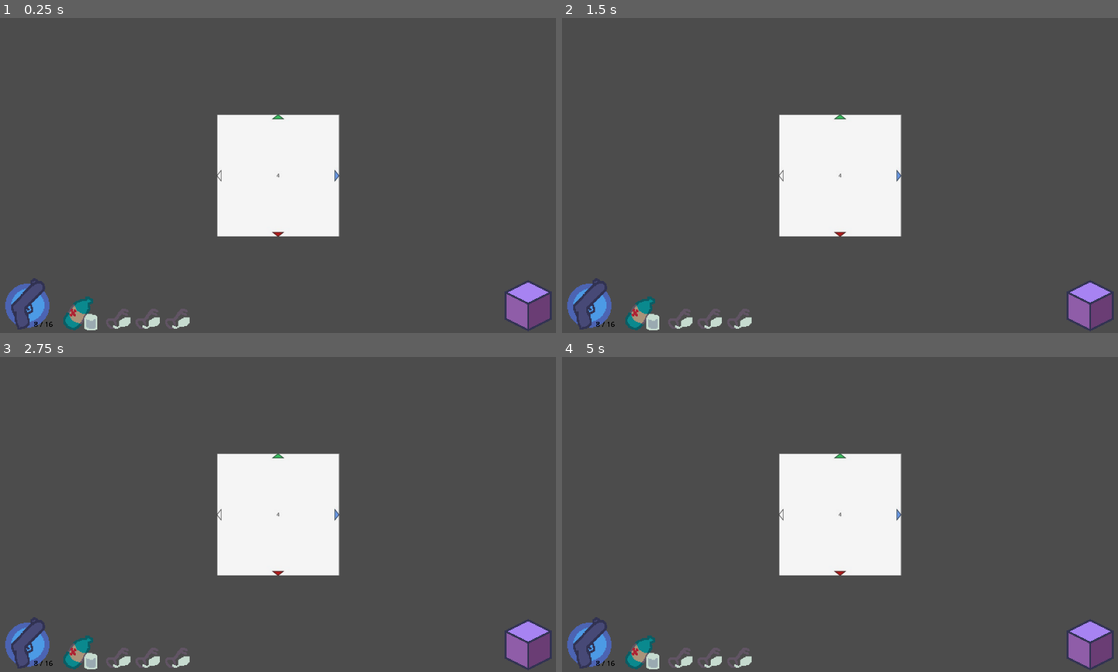
Above: before the commit, frames 1-4 (two rows, left to right).
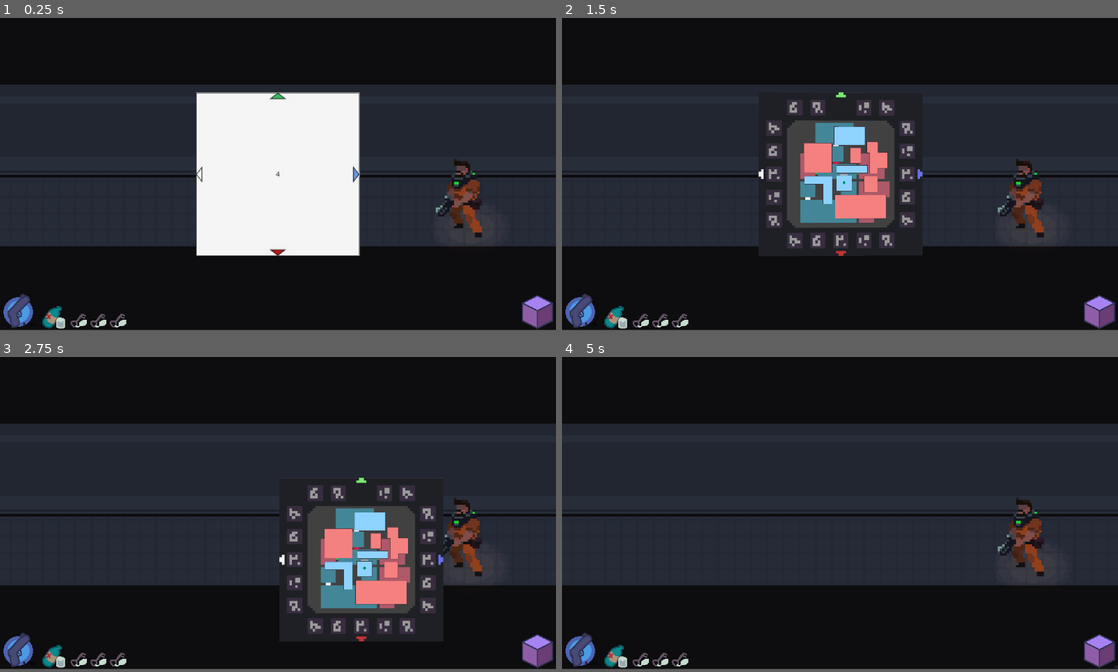
Above: after the commit, the same moments.

Repository: xill47/the-cube-game
Game: Godot game, scene res://main.tscn
The game is run twice, just before and just after one commit, with the same random seed, the same clock (stepped at 60 frames per second) and the same inputs.
Inputs (mouse positions are in pixels of both pictures, inside the frame that each line leads up to; where the layout moved, square brackets give the same spot in the first picture):
- Up to frame 1 (0.25 s): no input
- Up to frame 2 (1.5 s): click (1101, 314) [1090, 304] at 0.5 s; tap Enter at 1.25 s; move the mouse to (962, 159) at 1.27 s; hold D (move_right) from 1.28 s (still down); tap Q (rotate_ccw, bound only after the commit) at 1.35 s; click (962, 159) at 1.42 s
- Up to frame 3 (2.75 s): tap E (rotate_cw, bound only after the commit) at 1.55 s; release D (move_right) at 2 s; tap Space at 2 s; drag from (166, 530) to (250, 577) at 2.02 s
- Up to frame 4 (5 s): tap Enter at 2.75, 4.25 s; move the mouse to (895, 445) at 2.77 s; hold D (move_right) 2.78-3.5 s; tap Tab (toggle_cube, bound only after the commit) at 2.85, 4.55 s; click (895, 445) at 2.92 s; tap Q (rotate_ccw, bound only after the commit) at 3.05 s; tap Space at 3.5 s; drag from (812, 577) to (673, 467) at 3.52 s; move the mouse to (1006, 561) at 4.27 s; hold A (move_left) from 4.28 s (still down); tap E (rotate_cw, bound only after the commit) at 4.35 s; click (1006, 561) at 4.42 s; tap M (open_map, bound only after the commit) at 4.9 s
In our replay, the window is 800x454 before the commit and 800x450 after it. These sizes can differ from the game's own. Grey fills any space a smaller window leaves; there, only what the larger window draws over its background counts as a difference.

The runs differ from the first frame. In frame 1, 90% of the frame differs, in the area x 0-100%, y 0-100%; in frame 2, 98%; in frame 3, 96%; in frame 4, 98%.
Error before the commit: Invalid type in function 'rotated' in base 'Basis'. Cannot convert argument 1 from Nil to Vector3. (res://Cube/cube_controls.gd:32)

Commit message:
Cube + map improvements

Diff:
--- a/Cube/cube.tscn
+++ b/Cube/cube.tscn
@@ -235,12 +235,13 @@
 anchor_top = 0.5
 anchor_right = 0.5
 anchor_bottom = 0.5
-offset_left = -20.0
-offset_top = -20.0
-offset_right = 20.0
-offset_bottom = 20.0
+offset_left = -256.0
+offset_top = -256.0
+offset_right = 256.0
+offset_bottom = 256.0
 grow_horizontal = 2
 grow_vertical = 2
+pivot_offset = Vector2(257.5, 258)
 script = ExtResource("1_ny043")
 rotation_time = 0.25
 
@@ -248,14 +249,14 @@
 transparent_bg = true
 handle_input_locally = false
 canvas_item_default_texture_filter = 0
+size = Vector2i(1024, 1024)
 render_target_update_mode = 4
 
 [node name="Node3D" type="Node3D" parent="SubViewport" unique_id=756525788]
 
 [node name="Cube3D" type="MeshInstance3D" parent="SubViewport/Node3D" unique_id=777229215]
 unique_name_in_owner = true
-transform = Transform3D(0.9999999, 0, 0, 0, 1, 0, 0, 0, 0.99999994, 0, 0, 0)
-rotation_order = 0
+rotation_edit_mode = 2
 mesh = SubResource("BoxMesh_lquwl")
 
 [node name="Map" type="Node3D" parent="SubViewport/Node3D/Cube3D" unique_id=1793802757]
--- a/Cube/cube_controls.gd
+++ b/Cube/cube_controls.gd
@@ -1,25 +1,39 @@
-class_name CubeContainer
+class_name CubeControl
 extends SubViewportContainer
-
+const controls = ["W","S","A","D","Q","E","M"]
 @export var rotation_time: float
 
+var being_dragged: bool = false
+var mouse_offset:Vector2
+var visable: bool = true
+var map_opened: bool = false
 var rotatable: bool = true
 var rotating: bool = false
 var rotate_direction
 var start_basis: Basis = Basis.IDENTITY
 var target_basis: Basis
+var last_position: Basis
 
 @onready var cube_3d: MeshInstance3D = %Cube3D
 @onready var map: Node3D = %Map
 
-#Adding queue sounds like a good idea, but i donno
+func _process(_delta: float) -> void:
+	if being_dragged:
+		follow_mouse()
+
+
+func follow_mouse():
+	position = get_global_mouse_position() - mouse_offset
+
+#Adding queue, sounds like a good idea, but i donno
+#TODO For some reason stops when out of target
 func _input(event: InputEvent) -> void:
 	if event is InputEventKey and rotatable:
-		if event.is_pressed():
+		if event.is_pressed() and controls.has(event.as_text()):
 			rotatable = false
-			if event.keycode == KEY_Q:
+			if event.is_action("rotate_ccw"):
 				rotate_direction = Vector3( 0, 0, 1)
-			elif event.keycode == KEY_E:
+			elif event.is_action("rotate_cw"):
 				rotate_direction = Vector3( 0, 0, -1)
 			elif event.is_action("move_down"):
 				rotate_direction = Vector3(-1, 0, 0)
@@ -29,7 +43,17 @@
 				rotate_direction = Vector3(0, -1, 0)
 			elif event.is_action("move_left"):
 				rotate_direction = Vector3(0, 1, 0)
-			target_basis = start_basis.rotated(rotate_direction, TAU / 4)
+
+			if event.is_action("open_map"):
+				if map_opened:
+					target_basis = last_position
+				else:
+					target_basis = Basis.IDENTITY.rotated(Vector3.DOWN, TAU / 4)
+				map_opened = not map_opened
+			else:
+				target_basis = start_basis.rotated(rotate_direction, TAU / 4)
+				last_position = target_basis
+			print(target_basis)
 			await rotation_animation()
 			rotatable = true
 
@@ -39,8 +63,17 @@
 	await get_tree().create_timer(rotation_time + 0.1).timeout
 	rotating = false
 	start_basis = cube_3d.basis
-	print(start_basis)
+#	print(start_basis)
 	return true
 
 func interpolate(weight):
 	cube_3d.basis = start_basis.slerp(target_basis, weight).orthonormalized()
+
+
+func _on_gui_input(event: InputEvent) -> void:
+	if event is InputEventMouseButton and event.button_index == MOUSE_BUTTON_LEFT:
+		if event.is_pressed():
+			mouse_offset = get_local_mouse_position()
+			being_dragged = true
+		if event.is_released():
+			being_dragged = false
--- a/main.tscn
+++ b/main.tscn
@@ -1,10 +1,12 @@
 [gd_scene format=3 uid="uid://bwt7md3kf7yde"]
 
+[ext_resource type="Script" uid="uid://c5h53ukyffr03" path="res://ui_layer.gd" id="1_7mycd"]
 [ext_resource type="Texture2D" uid="uid://befxu4syw8ppl" path="res://ui_assets/cube_button.png" id="1_ig7tw"]
 [ext_resource type="Texture2D" uid="uid://b8d0yrpxlfst3" path="res://ui_assets/Pistol.png" id="2_lquwl"]
 [ext_resource type="Texture2D" uid="uid://buqw662x8u801" path="res://ui_assets/Heal.png" id="3_7mycd"]
 [ext_resource type="Texture2D" uid="uid://bvlggixwsswdm" path="res://ui_assets/Key.png" id="4_272bh"]
 [ext_resource type="PackedScene" uid="uid://64pwyxe6e6ga" path="res://Cube/cube.tscn" id="6_7mycd"]
+[ext_resource type="Texture2D" uid="uid://1e312y7m5ide" path="res://fakeshot-03(4x).png" id="7_272bh"]
 
 [sub_resource type="LabelSettings" id="LabelSettings_7dm0k"]
 font_color = Color(0, 0, 0, 1)
@@ -26,6 +28,7 @@
 
 [node name="UILayer" type="CanvasLayer" parent="World" unique_id=1612530512]
 follow_viewport_enabled = true
+script = ExtResource("1_7mycd")
 
 [node name="Inventory" type="HBoxContainer" parent="World/UILayer" unique_id=607161968]
 anchors_preset = 2
@@ -103,6 +106,7 @@
 texture = ExtResource("4_272bh")
 
 [node name="CubeButton" type="TextureButton" parent="World/UILayer" unique_id=599169628]
+unique_name_in_owner = true
 anchors_preset = 3
 anchor_left = 1.0
 anchor_top = 1.0
@@ -114,7 +118,10 @@
 grow_vertical = 0
 texture_normal = ExtResource("1_ig7tw")
 
-[node name="CubeControls" parent="World/UILayer" unique_id=1219466798 instance=ExtResource("6_7mycd")]
+[node name="CubeControl" parent="World/UILayer" unique_id=1219466798 instance=ExtResource("6_7mycd")]
+unique_name_in_owner = true
+pivot_offset = Vector2(2.15, 0)
+mouse_target = true
 
 [node name="rotate_direction" type="Label" parent="World/UILayer" unique_id=1658868372]
 unique_name_in_owner = true
@@ -123,3 +130,9 @@
 offset_right = 610.0
 offset_bottom = 118.0
 label_settings = SubResource("LabelSettings_272bh")
+
+[node name="Fakeshot03(4x)" type="Sprite2D" parent="." unique_id=1242124112]
+position = Vector2(960, 539)
+texture = ExtResource("7_272bh")
+
+[connection signal="gui_input" from="World/UILayer/CubeControl" to="World/UILayer/CubeControl" method="_on_gui_input"]
--- a/project.godot
+++ b/project.godot
@@ -17,8 +17,8 @@
 
 [display]
 
-window/size/viewport_width=1279
-window/size/viewport_height=726
+window/size/viewport_width=1920
+window/size/viewport_height=1080
 window/stretch/mode="viewport"
 window/stretch/aspect="expand"
 
@@ -48,6 +48,26 @@
 "events": [Object(InputEventKey,"resource_local_to_scene":false,"resource_name":"","device":-1,"window_id":0,"alt_press …(191 unchanged characters)…
 ]
 }
+rotate_ccw={
+"deadzone": 0.2,
+"events": [Object(InputEventKey,"resource_local_to_scene":false,"resource_name":"","device":-1,"window_id":0,"alt_pressed":false,"shift_pressed":false,"ctrl_pressed":false,"meta_pressed":false,"pressed":false,"keycode":0,"physical_keycode":81,"key_label":0,"unicode":113,"location":0,"echo":false,"script":null)
+]
+}
+rotate_cw={
+"deadzone": 0.2,
+"events": [Object(InputEventKey,"resource_local_to_scene":false,"resource_name":"","device":-1,"window_id":0,"alt_pressed":false,"shift_pressed":false,"ctrl_pressed":false,"meta_pressed":false,"pressed":false,"keycode":0,"physical_keycode":69,"key_label":0,"unicode":101,"location":0,"echo":false,"script":null)
+]
+}
+open_map={
+"deadzone": 0.2,
+"events": [Object(InputEventKey,"resource_local_to_scene":false,"resource_name":"","device":-1,"window_id":0,"alt_pressed":false,"shift_pressed":false,"ctrl_pressed":false,"meta_pressed":false,"pressed":false,"keycode":0,"physical_keycode":77,"key_label":0,"unicode":109,"location":0,"echo":false,"script":null)
+]
+}
+toggle_cube={
+"deadzone": 0.2,
+"events": [Object(InputEventKey,"resource_local_to_scene":false,"resource_name":"","device":-1,"window_id":0,"alt_pressed":false,"shift_pressed":false,"ctrl_pressed":false,"meta_pressed":false,"pressed":false,"keycode":0,"physical_keycode":4194306,"key_label":0,"unicode":0,"location":0,"echo":false,"script":null)
+]
+}
 
 [physics]
 
--- /dev/null
+++ b/ui_layer.gd
@@ -0,0 +1,30 @@
+class_name UILayer
+extends CanvasLayer
+
+var cube_on_screen: bool = false
+var last_cube_position: Vector2
+@onready var cube: CubeControl = %CubeControl
+@onready var cube_button: = %CubeButton
+func _ready() -> void:
+	last_cube_position = cube.position
+
+func _input(event: InputEvent) -> void:
+	if event.is_pressed() and event.is_action("toggle_cube"):
+		if cube_on_screen:
+			last_cube_position = cube.position
+			disappear_cube_animation()
+		else:
+			appear_cube_animation()
+		cube_on_screen = not cube_on_screen
+
+func appear_cube_animation():
+	var tween = create_tween()
+	tween.tween_property(cube,"position",last_cube_position, 0.25)
+	tween.parallel()
+	tween.tween_property(cube,"scale",Vector2(1,1), 0.25)
+
+func disappear_cube_animation():
+	var tween = create_tween()
+	tween.tween_property(cube,"position",cube_button.position, 0.25)
+	tween.parallel()
+	tween.tween_property(cube,"scale",Vector2(0.5,0.5), 0.25)
Binary file added: fakeshot-03(4x).png
Not shown, added: fakeshot-03(4x).png.import
Binary file changed: ui_assets/Cube_test.png
Not shown, added: ui_layer.gd.uid
